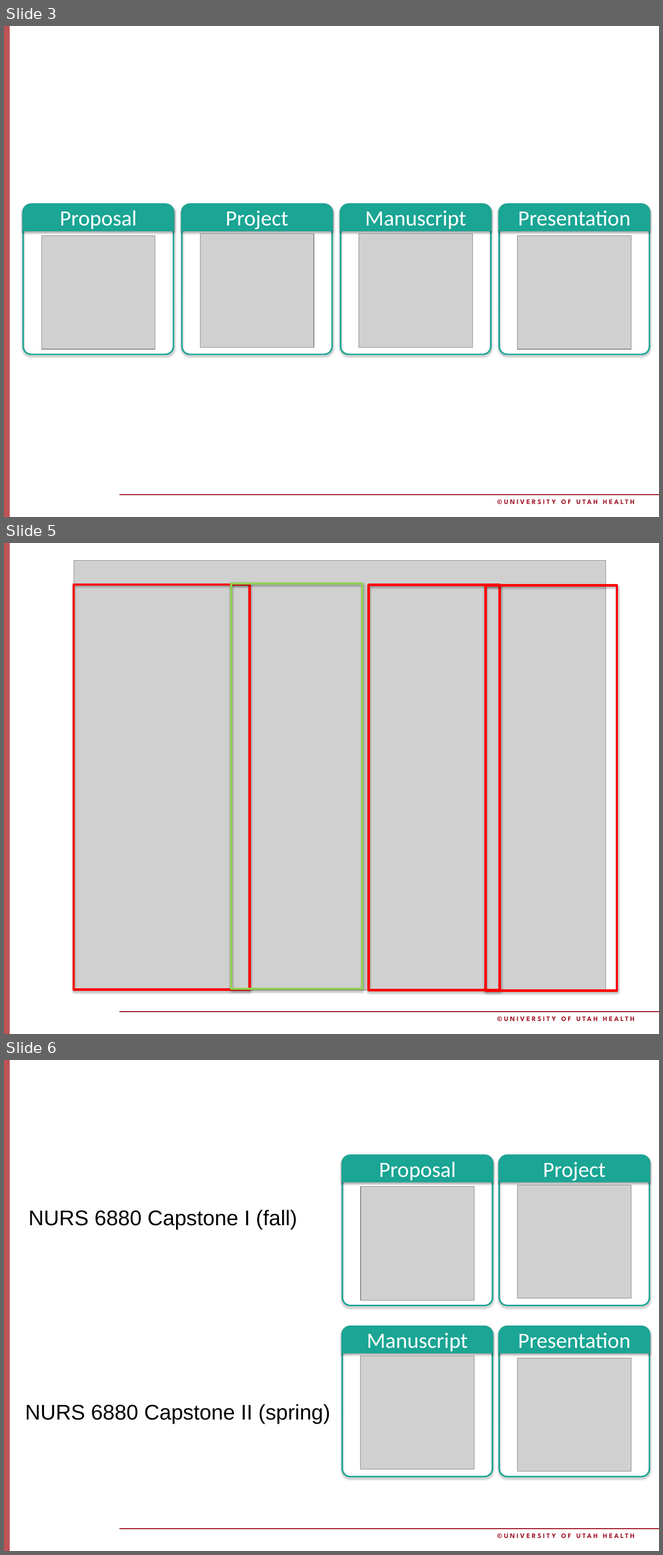
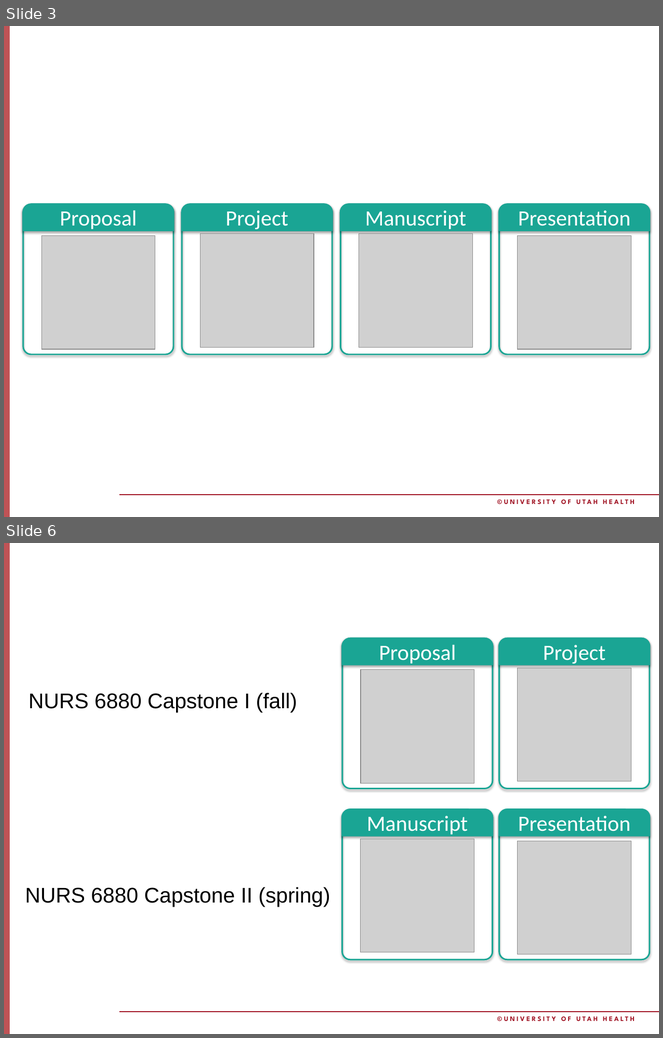
Before and after one commit to cmcntsh/capstoneMaterials, a slide deck: NURS 6880 01 Capstone Overview.pptx. Shown one above the other, each under a label of ours: slides 3, 5 and 6 before the commit, slides 3 and 6 after it; the slides between them are not shown. The pictures are 663x1555 and 663x1038 pixels, drawn with LibreOffice and Linux fonts; fonts in the diff are those of the drawing; grey boxes stand for pictures; background and template pictures are left out. Boxes give left, top, right and bottom in pixels: in the first picture for what was removed or moved away, otherwise in the second. Text is boxed around its words. In the diff, an @@ line names an element or a change of style, - is before the commit and + after.

```diff
--- a/NURS 6880 01 Capstone Overview.pptx
+++ b/NURS 6880 01 Capstone Overview.pptx
@@ slide 5 removed at (x1=4, y1=543, x2=659, y2=1034), background #FFFFFF; not listed: 3 template elements that a slide beside it also shows @@
@@ picture removed at (x1=74, y1=561, x2=606, y2=991) @@
@@ rectangle removed at (x1=74, y1=585, x2=249, y2=990) @@
@@ rectangle removed at (x1=231, y1=584, x2=362, y2=989) @@
@@ rectangle removed at (x1=369, y1=585, x2=500, y2=991) @@
@@ rectangle removed at (x1=486, y1=586, x2=617, y2=991) @@
```
Also in this commit, not shown: 1 slide changed, 3 slides added, 2 other slides removed, 11 other files.
